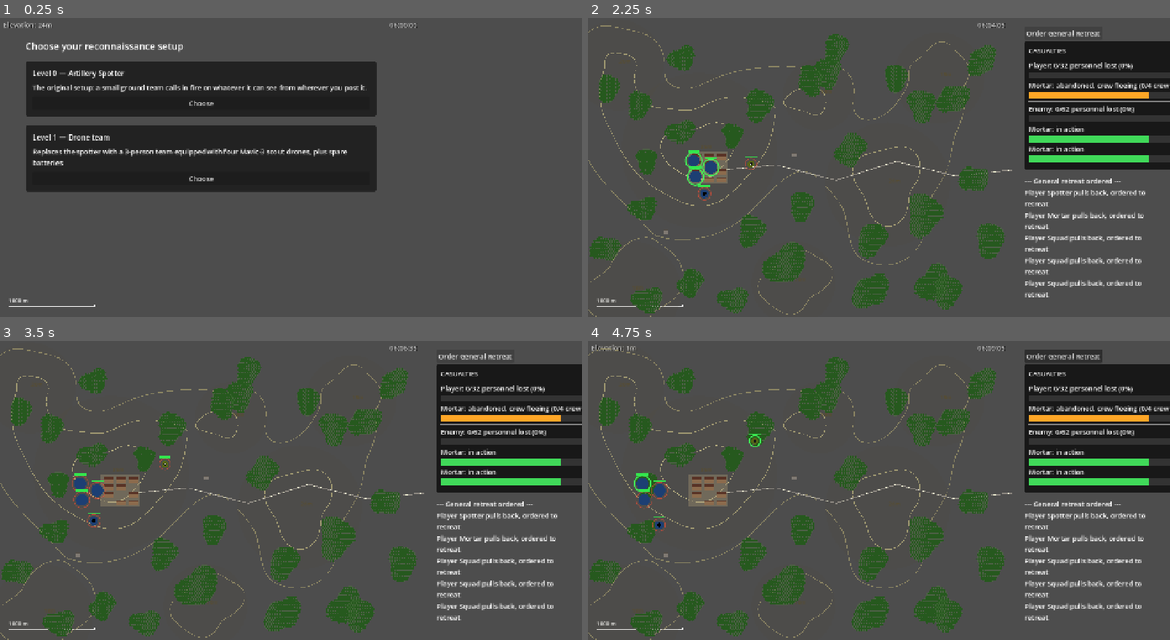
Above: before the commit, frames 1-4 (two rows, left to right).
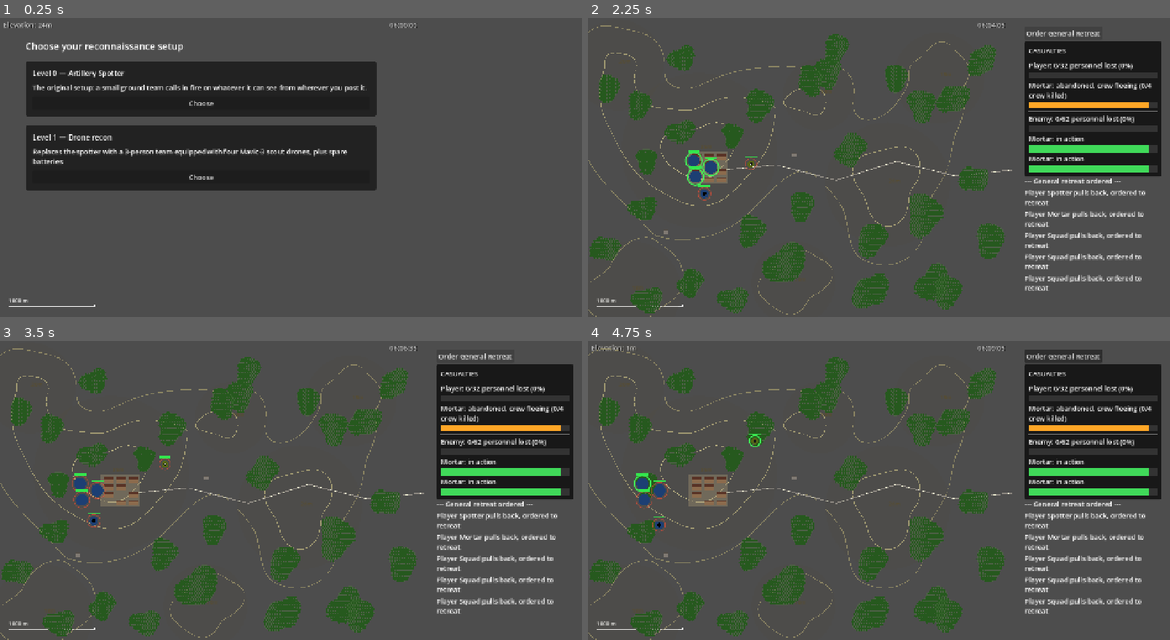
Above: after the commit, the same moments.

Repository: verybadcat/Drones
Game: Godot game, scene res://scenes/Main.tscn
Two runs of this game, one before a commit and one after it. Both use one fixed random seed, a clock stepped at 60 frames per second and the inputs below.
Inputs (mouse positions are in pixels of both pictures, inside the frame that each line leads up to):
- Up to frame 1 (0.25 s): no input
- Up to frame 2 (2.25 s): click "Choose" at 0.5 s; click "Start Battle" at 1.25 s; click "Order General Retreat" at 2 s
- Up to frame 3 (3.5 s): click "Order General Retreat" at 2.75 s
- Up to frame 4 (4.75 s): click "Order General Retreat" at 3.5 s; move the mouse to (1007, 475) at 4.27 s; click (1007, 475) at 4.42 s

The runs differ from the first frame. In frame 1, 0.5% of the frame differs, in the area x 4-65%, y 19-59%; in frame 2, 7.2%, in the area x 75-100%, y 7-94%; in frame 3, 7.2%; in frame 4, 7.2%.

Commit message:
Make UI text selectable throughout, rename Level 1, fix resulting doctrine-panel layout bug
Added GameConfig.make_selectable_label as a drop-in Label replacement
(RichTextLabel with selection + a Select-All/Copy context menu that
works regardless of scroll position) and swapped it in wherever the
combat log, level-select screen, doctrine panel, and casualty
dashboard previously used plain Labels for real content. This also
fixes the AAR report's own selectability gap: its header can now be
copied together with the rest via the context menu, not just by
click-drag within whatever's currently scrolled into view.

Fixed a layout regression the conversion introduced: the doctrine
panel's retreat-threshold caption sits next to its slider in a
horizontal container rather than stacked in a vertical one, and
without a real width to wrap against it reported a wildly inflated
height, pushing Squad 2/3 and the mortar section off the visible
panel. Also fixed an unrelated, pre-existing truncation of "Drone
Team" on deployment tokens (a fixed 60px draw width, too narrow for
that label).

Renamed Level 1's title from "Drone team" to "Drone recon".

Co-Authored-By: Claude Sonnet 5 <noreply@anthropic.com>

Diff:
--- a/scripts/casualty_dashboard.gd
+++ b/scripts/casualty_dashboard.gd
@@ -26,13 +26,13 @@
 }
 
 var battle_manager: BattleManager
-var _player_label: Label
+var _player_label: RichTextLabel
 var _player_bar: ColorRect
 var _player_mortar_rows: Array[Dictionary] = []
-var _drone_label: Label
+var _drone_label: RichTextLabel
 var _drone_bg: ColorRect
 var _drone_fill: ColorRect
-var _enemy_label: Label
+var _enemy_label: RichTextLabel
 var _enemy_bar: ColorRect
 var _enemy_mortar_rows: Array[Dictionary] = []
 
@@ -54,18 +54,17 @@
 	root.add_theme_constant_override("separation", 4)
 	add_child(root)
 
-	var title := Label.new()
-	title.text = "CASUALTIES"
-	title.add_theme_font_size_override("font_size", 15)
+	var title := GameConfig.make_selectable_label("CASUALTIES")
+	title.add_theme_font_size_override("normal_font_size", 15)
 	root.add_child(title)
 	root.add_child(HSeparator.new())
 
-	_player_label = Label.new()
+	_player_label = GameConfig.make_selectable_label()
 	root.add_child(_player_label)
 	_player_bar = _build_bar(root, Color(0.3, 0.85, 1.0))
 	_player_mortar_rows = _build_mortar_rows(root)
 
-	_drone_label = Label.new()
+	_drone_label = GameConfig.make_selectable_label()
 	root.add_child(_drone_label)
 	_drone_bg = ColorRect.new()
 	_drone_bg.color = Color(0.2, 0.2, 0.2)
@@ -77,7 +76,7 @@
 
 	root.add_child(HSeparator.new())
 
-	_enemy_label = Label.new()
+	_enemy_label = GameConfig.make_selectable_label()
 	root.add_child(_enemy_label)
 	_enemy_bar = _build_bar(root, Color(1.0, 0.55, 0.15))
 	_enemy_mortar_rows = _build_mortar_rows(root)
@@ -106,7 +105,7 @@
 func _build_mortar_rows(root: VBoxContainer) -> Array[Dictionary]:
 	var rows: Array[Dictionary] = []
 	for i in MAX_MORTARS_PER_SIDE:
-		var label := Label.new()
+		var label := GameConfig.make_selectable_label()
 		root.add_child(label)
 		var bg := ColorRect.new()
 		bg.color = Color(0.2, 0.2, 0.2)
@@ -133,7 +132,7 @@
 	_update_mortar_rows(battle_manager.enemy_units, _enemy_mortar_rows)
 
 
-func _update_side(stats: Dictionary, label: Label, bar: ColorRect, side_name: String) -> void:
+func _update_side(stats: Dictionary, label: RichTextLabel, bar: ColorRect, side_name: String) -> void:
 	label.text = "%s: %d/%d personnel lost (%.0f%%)" % [side_name, stats.pips_lost, stats.pips_total, stats.casualty_percent]
 	var frac: float = clamp(stats.casualty_percent / 100.0, 0.0, 1.0)
 	bar.size = Vector2(BAR_SIZE.x * frac, BAR_SIZE.y)
@@ -147,7 +146,7 @@
 
 	for i in rows.size():
 		var row: Dictionary = rows[i]
-		var label: Label = row.label
+		var label: RichTextLabel = row.label
 		var bg: ColorRect = row.bg
 		if i >= mortars.size():
 			label.visible = false
--- a/scripts/combat_log.gd
+++ b/scripts/combat_log.gd
@@ -33,8 +33,7 @@
 
 
 func add_entry(text: String) -> void:
-	var label := Label.new()
-	label.text = text
+	var label := GameConfig.make_selectable_label(text)
 	label.autowrap_mode = TextServer.AUTOWRAP_WORD_SMART
 	_list.add_child(label)
 	_list.move_child(label, 0)
--- a/scripts/doctrine_panel.gd
+++ b/scripts/doctrine_panel.gd
@@ -23,8 +23,7 @@
 	root.set_anchors_preset(Control.PRESET_FULL_RECT)
 	add_child(root)
 
-	var title := Label.new()
-	title.text = "Holding the village. Drag your units into position on the map, set doctrine below, then start the battle."
+	var title := GameConfig.make_selectable_label("Holding the village. Drag your units into position on the map, set doctrine below, then start the battle.")
 	title.autowrap_mode = TextServer.AUTOWRAP_WORD_SMART
 	root.add_child(title)
 
@@ -38,13 +37,22 @@
 func _build_squad_section(label_text: String) -> Control:
 	var box := VBoxContainer.new()
 
-	var label := Label.new()
-	label.text = label_text
+	var label := GameConfig.make_selectable_label(label_text)
 	box.add_child(label)
 
 	var threshold_row := HBoxContainer.new()
-	var threshold_label := Label.new()
-	threshold_label.text = "Retreat threshold (%% casualties):"
+	var threshold_label := GameConfig.make_selectable_label("Retreat threshold (%% casualties):")
+	# Sitting in an HBoxContainer (the horizontal/main axis, unlike every
+	# other converted label here which stretches to a VBoxContainer's full
+	# width on the cross axis), this RichTextLabel never gets a real width to
+	# wrap against before computing its own minimum size — with autowrap
+	# left on, that produced a wildly inflated height (~760px measured,
+	# wrapped as if against a near-zero-width column), pushing every section
+	# below it off the visible panel. This label was never meant to wrap
+	# anyway — it's a short inline caption next to a slider — so turning
+	# autowrap off restores exactly the single-line sizing the plain Label
+	# it replaced always had.
+	threshold_label.autowrap_mode = TextServer.AUTOWRAP_OFF
 	threshold_row.add_child(threshold_label)
 	var threshold_slider := HSlider.new()
 	threshold_slider.min_value = 10
@@ -62,12 +70,10 @@
 func _build_mortar_section() -> Control:
 	var box := VBoxContainer.new()
 
-	var label := Label.new()
-	label.text = "Mortar"
+	var label := GameConfig.make_selectable_label("Mortar")
 	box.add_child(label)
 
-	var note := Label.new()
-	note.text = "A mortar crew is either in action or knocked out by a hit — no retreat threshold to set."
+	var note := GameConfig.make_selectable_label("A mortar crew is either in action or knocked out by a hit — no retreat threshold to set.")
 	note.autowrap_mode = TextServer.AUTOWRAP_WORD_SMART
 	box.add_child(note)
 
@@ -78,8 +84,7 @@
 	box.add_child(scoot_row)
 	_mortar_shoot_and_scoot = scoot_check
 
-	var scoot_note := Label.new()
-	scoot_note.text = "Relocation itself takes as long as the walk does, at a realistic pace — no separate cooldown to set."
+	var scoot_note := GameConfig.make_selectable_label("Relocation itself takes as long as the walk does, at a realistic pace — no separate cooldown to set.")
 	scoot_note.autowrap_mode = TextServer.AUTOWRAP_WORD_SMART
 	box.add_child(scoot_note)
 
--- a/scripts/game_config.gd
+++ b/scripts/game_config.gd
@@ -1667,3 +1667,28 @@
 			x_m += spacing_m
 		y_m += spacing_m * 0.85
 		row += 1
+
+
+## A RichTextLabel configured to behave like a plain Label for layout
+## purposes -- no bbcode (bbcode_enabled stays off, the default, so literal
+## text with "%", ":", "=" etc. never gets parsed as markup), no scrollbar
+## of its own (scroll_active off, fit_content on, so it sizes to its full
+## content and leaves any actual scrolling to a wrapping Container, exactly
+## like a Label would) -- but with real text selection: click-drag to select,
+## Ctrl+C to copy, AND a right-click "Select All"/"Copy" context menu that
+## works regardless of scroll position. That last part matters more than it
+## sounds: a plain click-drag selection can't extend past whatever's
+## currently visible inside a ScrollContainer, so without the context menu
+## there'd be no way to select, say, an AAR report's header line together
+## with everything below it once the report is taller than its scroll box.
+## Used everywhere a Label previously showed real text worth reading back or
+## copying -- see call sites (combat log entries, the AAR report, on-screen
+## descriptive text, live casualty readouts).
+static func make_selectable_label(text: String = "") -> RichTextLabel:
+	var label := RichTextLabel.new()
+	label.text = text
+	label.selection_enabled = true
+	label.context_menu_enabled = true
+	label.scroll_active = false
+	label.fit_content = true
+	return label
--- a/scripts/level_select_screen.gd
+++ b/scripts/level_select_screen.gd
@@ -17,9 +17,8 @@
 	root.add_theme_constant_override("separation", 20)
 	add_child(root)
 
-	var title := Label.new()
-	title.text = "Choose your reconnaissance setup"
-	title.add_theme_font_size_override("font_size", 22)
+	var title := GameConfig.make_selectable_label("Choose your reconnaissance setup")
+	title.add_theme_font_size_override("normal_font_size", 22)
 	root.add_child(title)
 
 	root.add_child(_build_option(
@@ -28,7 +27,7 @@
 		GameConfig.ReconMode.SPOTTER
 	))
 	root.add_child(_build_option(
-		"Level 1 — Drone team",
+		"Level 1 — Drone recon",
 		"Replaces the spotter with a 3-person team equipped with four Mavic-3 scout drones, plus spare batteries",
 		GameConfig.ReconMode.DRONE_TEAM
 	))
@@ -47,13 +46,11 @@
 	inner.add_theme_constant_override("separation", 10)
 	box.add_child(inner)
 
-	var option_title := Label.new()
-	option_title.text = title_text
-	option_title.add_theme_font_size_override("font_size", 17)
+	var option_title := GameConfig.make_selectable_label(title_text)
+	option_title.add_theme_font_size_override("normal_font_size", 17)
 	inner.add_child(option_title)
 
-	var body := Label.new()
-	body.text = body_text
+	var body := GameConfig.make_selectable_label(body_text)
 	body.autowrap_mode = TextServer.AUTOWRAP_WORD_SMART
 	body.custom_minimum_size = Vector2(780, 0)
 	inner.add_child(body)
--- a/scripts/main.gd
+++ b/scripts/main.gd
@@ -209,20 +209,16 @@
 	report_scroll.horizontal_scroll_mode = ScrollContainer.SCROLL_MODE_DISABLED
 	report_background.add_child(report_scroll)
 
-	# RichTextLabel instead of a plain Label so the report can actually be
-	# selected and copied (click-drag to select, Ctrl+C to copy) rather than
-	# needing a screenshot — bbcode_enabled stays off (the default) so the
-	# report's own "===", "%", ":" etc. render as literal text, never parsed
-	# as markup. scroll_active is off and fit_content is on so this sizes
-	# itself to its full content and leaves the actual scrolling to the
-	# wrapping ScrollContainer above, exactly like the Label it replaces did.
-	var report_label := RichTextLabel.new()
-	report_label.text = report_text
+	# GameConfig.make_selectable_label instead of a plain Label so the report
+	# can actually be selected and copied rather than needing a screenshot.
+	# Its own context menu (right-click → Select All → Copy) is what actually
+	# lets the header get copied together with everything below it — a plain
+	# click-drag selection can't extend past whatever's currently visible in
+	# the wrapping ScrollContainer, so once a report is tall enough to need
+	# scrolling, drag-selection alone could never span the whole thing.
+	var report_label := GameConfig.make_selectable_label(report_text)
 	report_label.size_flags_horizontal = Control.SIZE_EXPAND_FILL
 	report_label.autowrap_mode = TextServer.AUTOWRAP_WORD_SMART
-	report_label.selection_enabled = true
-	report_label.scroll_active = false
-	report_label.fit_content = true
 	report_scroll.add_child(report_label)
 
 	restart_button = Button.new()
--- a/scripts/unit_token.gd
+++ b/scripts/unit_token.gd
@@ -44,5 +44,7 @@
 	# Cover status is visible during setup too, not just once the battle starts.
 	GameConfig.draw_cover_ring(self, RADIUS, GameConfig.get_terrain_type_at(position))
 
-	draw_string(ThemeDB.fallback_font, Vector2(-30, -RADIUS - 6), label_text,
-		HORIZONTAL_ALIGNMENT_CENTER, 60, 13, Color.WHITE)
+	# Wide enough for the longest label actually used ("Drone Team") at this
+	# font size without clipping — 60px cut it off mid-word.
+	draw_string(ThemeDB.fallback_font, Vector2(-45, -RADIUS - 6), label_text,
+		HORIZONTAL_ALIGNMENT_CENTER, 90, 13, Color.WHITE)
Not shown, changed: docs/designs/tactical-commander-doctrine.md
